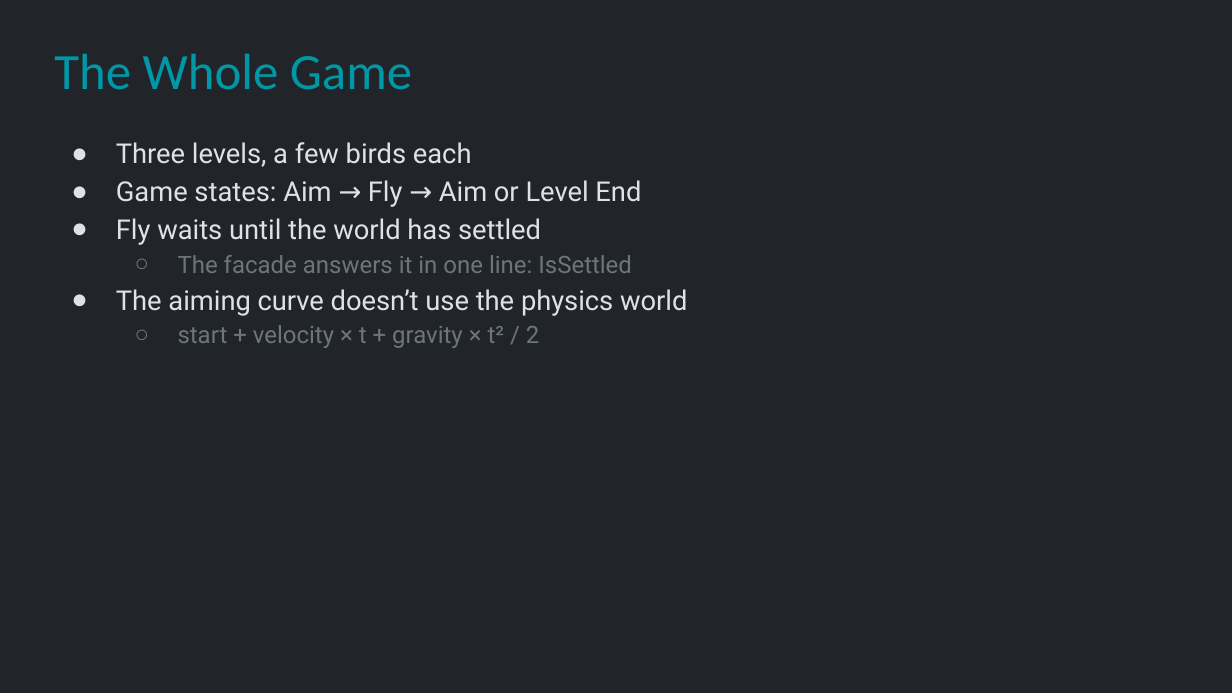
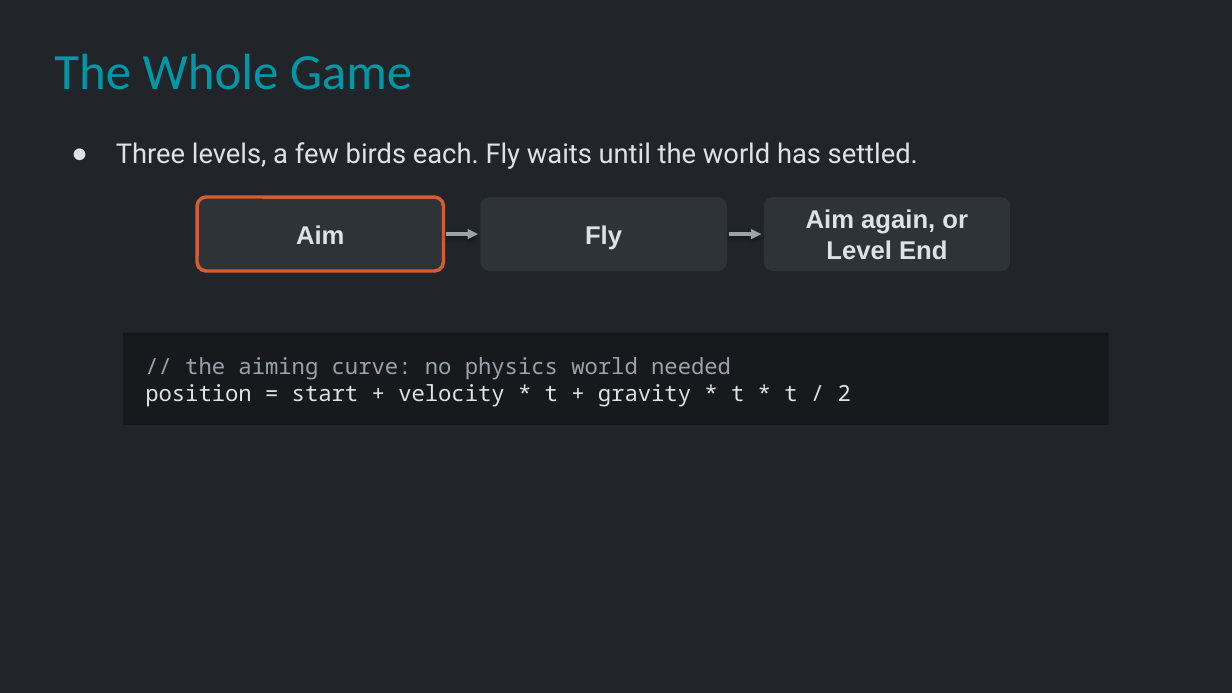
Before and after one commit to Metamate/gar, a slide deck: slide 20 of slides/07 Angry Birds.pptx. Drawn at 1232x693 pixels with LibreOffice and Linux fonts; fonts in the diff are those of the drawing. Boxes give left, top, right and bottom in pixels: in the first picture for what was removed or moved away, otherwise in the second. Text is boxed around its words. In the diff, an @@ line names an element or a change of style, - is before the commit and + after.

```diff
--- a/slides/07 Angry Birds.pptx
+++ b/slides/07 Angry Birds.pptx
@@ text at [116,142,918,169]: text changed @@
-● Three levels, a few birds each
-● Game states: Aim → Fly → Aim or Level End
-● Fly waits until the world has settled
-  ○ The facade answers it in one line: IsSettled
-● The aiming curve doesn’t use the physics world
-  ○ start + velocity × t + gravity × t² / 2
+● Three levels, a few birds each. Fly waits until the world has settled.
@@ rounded rectangle added at [197,197,444,271], fill #2E3338, outline #D45D35 2 pt, 15 pt, text #DEE2E6, bold @@
+Aim
@@ rounded rectangle added at [480,197,727,271], fill #2E3338, 15 pt, text #DEE2E6, bold @@
+Fly
@@ rounded rectangle added at [764,197,1010,271], fill #2E3338, 15 pt, text #DEE2E6, bold @@
+Aim again, or Level End
@@ arrow added from (446, 234) to (478, 234), #9AA3AB 2 pt @@
@@ arrow added from (729, 234) to (761, 234), #9AA3AB 2 pt @@
@@ rectangle added at [123,333,1109,425], fill #17191C, 13 pt, text #DEE2E6 @@
+// the aiming curve: no physics world needed
+position = start + velocity * t + gravity * t * t / 2
```
Also in this commit, not shown: 5 other slides changed, 1 slide added.
